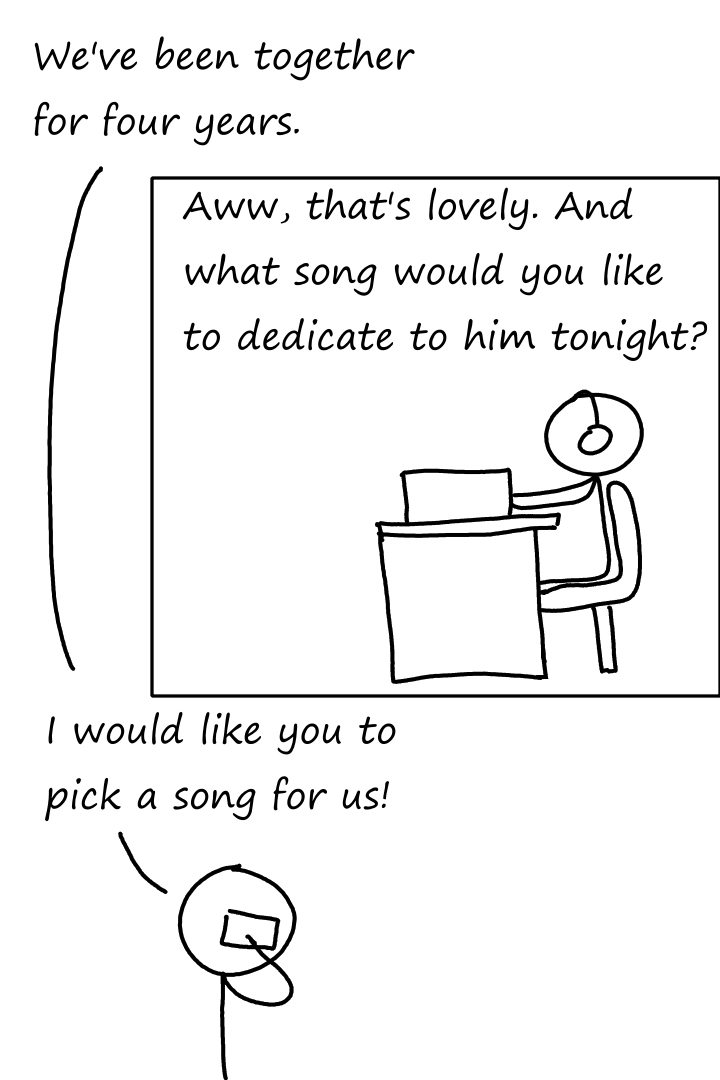
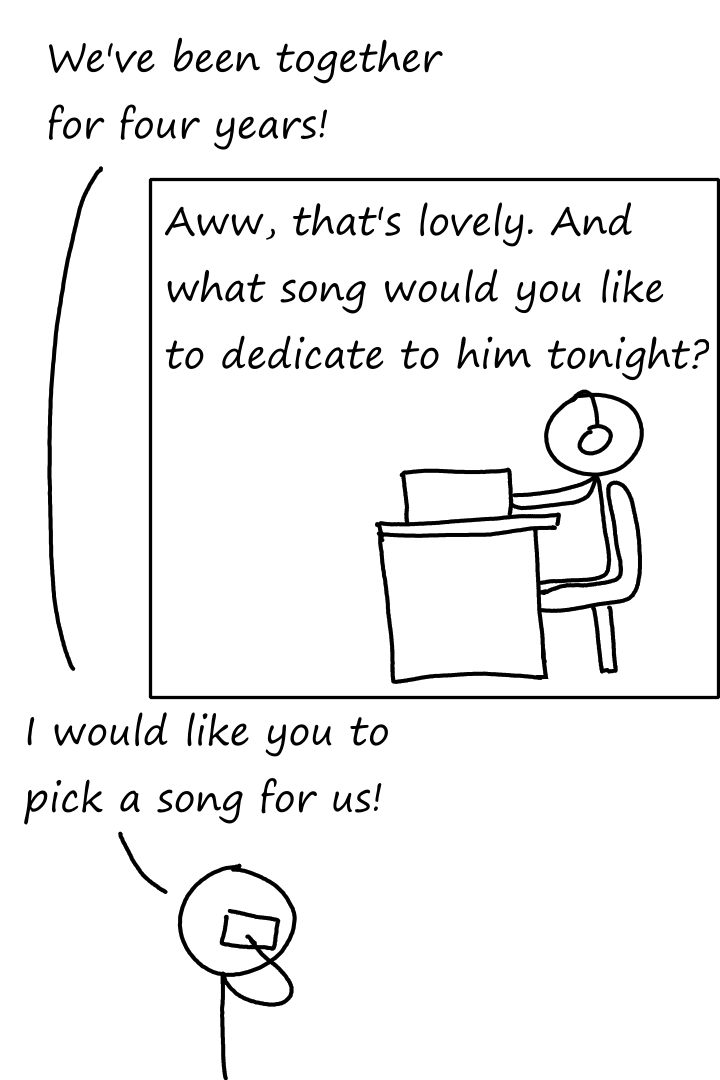
Layers edited between the first and the second 720px x 1080px image:
painted on "Saying" over (24, 128, 192, 825)
painted on "Table" over (349, 694, 669, 746)
painted on "Chair" over (410, 694, 666, 698)
painted on "Person 2" over (416, 694, 672, 700)
